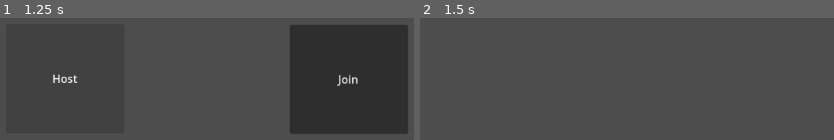
Above: before the commit, frames 1-2 (left to right).
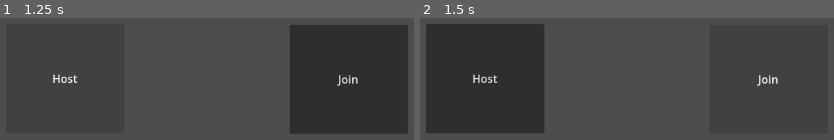
Above: after the commit, the same moments.

Repository: denis0bej/godotTren
Game: Godot game, scene res://scenes/control.tscn
The game is run twice, just before and just after one commit, with the same random seed, the same clock (stepped at 60 frames per second) and the same inputs. The engine's default icon, where the game draws it, is replaced by a stand-in: a white triangle on a blue panel in a dark square.
Inputs:
- Up to frame 1 (1.25 s): click "Host" at 0.5 s
- Up to frame 2 (1.5 s): click "Join" at 1.25 s

Frame 1 is identical in both runs. In frame 2, 26% of the frame differs, in the area x 1-87%, y 4-95%.

Commit message:
player fix

Diff:
--- a/project.godot
+++ b/project.godot
@@ -15,6 +15,33 @@
 config/features=PackedStringArray("4.6", "Forward Plus")
 config/icon="res://icon.svg"
 
+[autoload]
+
+NetworkManager="*uid://bne60cetl2l01"
+
+[input]
+
+w={
+"deadzone": 0.2,
+"events": [Object(InputEventKey,"resource_local_to_scene":false,"resource_name":"","device":-1,"window_id":0,"alt_pressed":false,"shift_pressed":false,"ctrl_pressed":false,"meta_pressed":false,"pressed":false,"keycode":0,"physical_keycode":87,"key_label":0,"unicode":119,"location":0,"echo":false,"script":null)
+]
+}
+a={
+"deadzone": 0.2,
+"events": [Object(InputEventKey,"resource_local_to_scene":false,"resource_name":"","device":-1,"window_id":0,"alt_pressed":false,"shift_pressed":false,"ctrl_pressed":false,"meta_pressed":false,"pressed":false,"keycode":0,"physical_keycode":65,"key_label":0,"unicode":97,"location":0,"echo":false,"script":null)
+]
+}
+s={
+"deadzone": 0.2,
+"events": [Object(InputEventKey,"resource_local_to_scene":false,"resource_name":"","device":-1,"window_id":0,"alt_pressed":false,"shift_pressed":false,"ctrl_pressed":false,"meta_pressed":false,"pressed":false,"keycode":0,"physical_keycode":83,"key_label":0,"unicode":115,"location":0,"echo":false,"script":null)
+]
+}
+d={
+"deadzone": 0.2,
+"events": [Object(InputEventKey,"resource_local_to_scene":false,"resource_name":"","device":-1,"window_id":0,"alt_pressed":false,"shift_pressed":false,"ctrl_pressed":false,"meta_pressed":false,"pressed":false,"keycode":0,"physical_keycode":68,"key_label":0,"unicode":100,"location":0,"echo":false,"script":null)
+]
+}
+
 [physics]
 
 3d/physics_engine="Jolt Physics"
--- a/scenes/player_1.tscn
+++ b/scenes/player_1.tscn
@@ -6,6 +6,7 @@
 radius = 67.26812
 
 [node name="Player1" type="CharacterBody2D" unique_id=207465901]
+motion_mode = 1
 
 [node name="Sprite2D" type="Sprite2D" parent="." unique_id=1316325150]
 texture = ExtResource("1_rfmnd")
--- /dev/null
+++ b/scripts/NetworkManager.gd
@@ -0,0 +1,56 @@
+extends Node
+
+# Aici ținem referința la jucător și port
+const PORT = 9999
+const DEFAULT_IP = "127.0.0.1" # Sau IP-ul local
+var peer = ENetMultiplayerPeer.new()
+var player_scene = preload("res://scenes/player_1.tscn") # Preîncărcăm jucătorul
+
+func _ready():
+	# Conectăm semnalele AICI, în scriptul nemuritor
+	multiplayer.peer_connected.connect(_on_player_connected)
+	multiplayer.peer_disconnected.connect(_on_player_disconnected)
+	multiplayer.connected_to_server.connect(_on_connection_success)
+	multiplayer.connection_failed.connect(_on_connection_failed)
+
+func host_game():
+	peer.create_server(PORT)
+	multiplayer.multiplayer_peer = peer
+	print("Server creat!")
+	change_level("res://main.tscn") # Schimbăm scena după ce creăm serverul
+
+func join_game(ip):
+	peer.create_client(ip, PORT)
+	multiplayer.multiplayer_peer = peer
+	print("Mă conectez...")
+	# NOTĂ: Clientul NU schimbă scena încă! Așteaptă să se conecteze.
+
+func _on_connection_success():
+	print("M-am conectat la Host!")
+	# Abia acum Clientul intră în joc
+	change_level("res://main.tscn")
+
+func _on_player_connected(id):
+	print("Jucător nou: " + str(id))
+	# AICI faci spawn-ul! Pentru că scriptul ăsta există mereu.
+	spawn_player(id)
+
+func _on_player_disconnected(id):
+	print("Player Disconnected: " + str(id))
+
+# Runs ONLY on Client if they can't find the host after a few seconds
+func _on_connection_failed():
+	print("FAILED! Could not connect. Check IP/Firewall.")
+
+
+func spawn_player(id):
+	# Verificăm dacă suntem în scena de joc (Main), nu în meniu
+	# Altfel încercăm să spawnăm jucători peste butoanele de meniu
+	var main = get_tree().current_scene
+	if main.name == "Main": # Asigură-te că nodul rădăcină din main.tscn se numește "Main"
+		var p = player_scene.instantiate()
+		p.name = str(id)
+		main.add_child(p) # Sau main.get_node("Players").add_child(p)
+
+func change_level(scene_path):
+	get_tree().change_scene_to_file(scene_path)
--- a/scripts/control.gd
+++ b/scripts/control.gd
@@ -1,57 +1,7 @@
 extends Control
 
-const PORT = 9999
-const DEFAULT_IP = "100.83.73.83"
-
-var peer = ENetMultiplayerPeer.new()
-
-func _ready():
-	peer.set_bind_ip("0.0.0.0")
-	# HOOK UP THE SIGNALS
-	# These fire when the connection actually happens
-	multiplayer.peer_connected.connect(_on_player_connected)
-	multiplayer.peer_disconnected.connect(_on_player_disconnected)
-	multiplayer.connected_to_server.connect(_on_connection_success)
-	multiplayer.connection_failed.connect(_on_connection_failed)
-
-# --- SIGNALS ---
-
-# Runs on BOTH Host and Client when someone else connects
-func _on_player_connected(id):
-	print("Player Connected! ID: " + str(id))
-
-# Runs on BOTH Host and Client when someone disconnects
-func _on_player_disconnected(id):
-	print("Player Disconnected: " + str(id))
-
-# Runs ONLY on Client when they successfully join
-func _on_connection_success():
-	print("SUCCESS! I have officially joined the Host!")
-
-# Runs ONLY on Client if they can't find the host after a few seconds
-func _on_connection_failed():
-	print("FAILED! Could not connect. Check IP/Firewall.")
-
 func _on_host_pressed() -> void:
-	var error = peer.create_server(PORT)
-	if error != OK:
-		print("Cannot host: " + str(error))
-		return
-	else:
-		print("worked")
-
-	multiplayer.multiplayer_peer = peer
-
-	load_game_lvl()
-	print("AM hostat!")
+	NetworkManager.host_game()
 
 func _on_join_pressed() -> void:
-	peer.create_client(DEFAULT_IP, PORT)
-	multiplayer.multiplayer_peer = peer
-
-	load_game_lvl()
-	print("connecting!")
-
-
-func load_game_lvl():
-	get_tree().change_scene_to_file("res://scenes/main.tscn")
+	NetworkManager.join_game("10.19.120.144")
--- a/scripts/main.gd
+++ b/scripts/main.gd
@@ -6,14 +6,16 @@
 	# HOOK UP THE SIGNALS
 	# These fire when the connection actually happens
 	multiplayer.peer_connected.connect(_on_player_connected)
+	spawn_player(1)
 
 func _on_player_connected(id):
+	spawn_player(id)
+
+func spawn_player(id):
 	var player = player_scene.instantiate()
 
 	player.name = str(id)
 
 	$Players.add_child(player)
 
-	player.set_multiplayer_authority(id)
-
 	print("Player Connected! ID: " + str(id))
--- /dev/null
+++ b/scripts/player_1.gd
@@ -0,0 +1,18 @@
+extends CharacterBody2D
+
+const SPEED = 400.0 # O viteză vizibilă
+
+func _enter_tree():
+	set_multiplayer_authority(name.to_int())
+
+func _physics_process(delta: float) -> void:
+	if not is_multiplayer_authority():
+		return
+	var direction = Input.get_vector("a", "d", "w", "s")
+
+	if direction:
+		velocity = direction * SPEED
+	else:
+		velocity = Vector2.ZERO # Se oprește instant
+
+	move_and_slide()
Not shown, added: scripts/NetworkManager.gd.uid
Not shown, added: scripts/player_1.gd.uid
